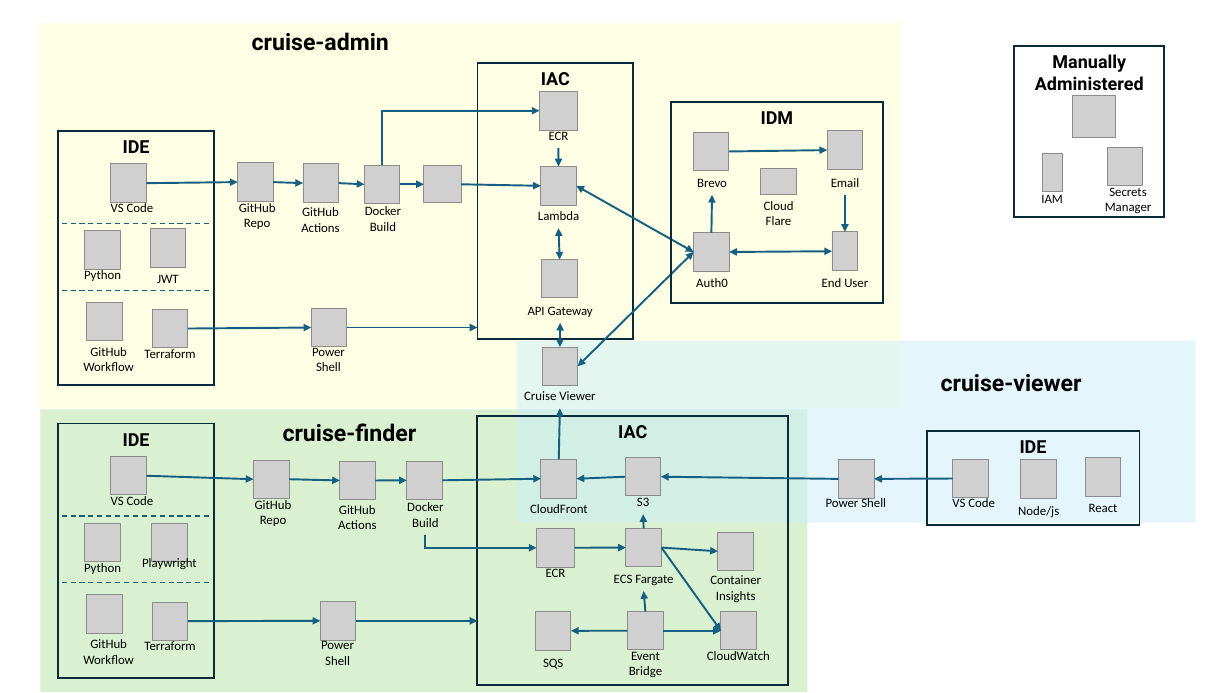
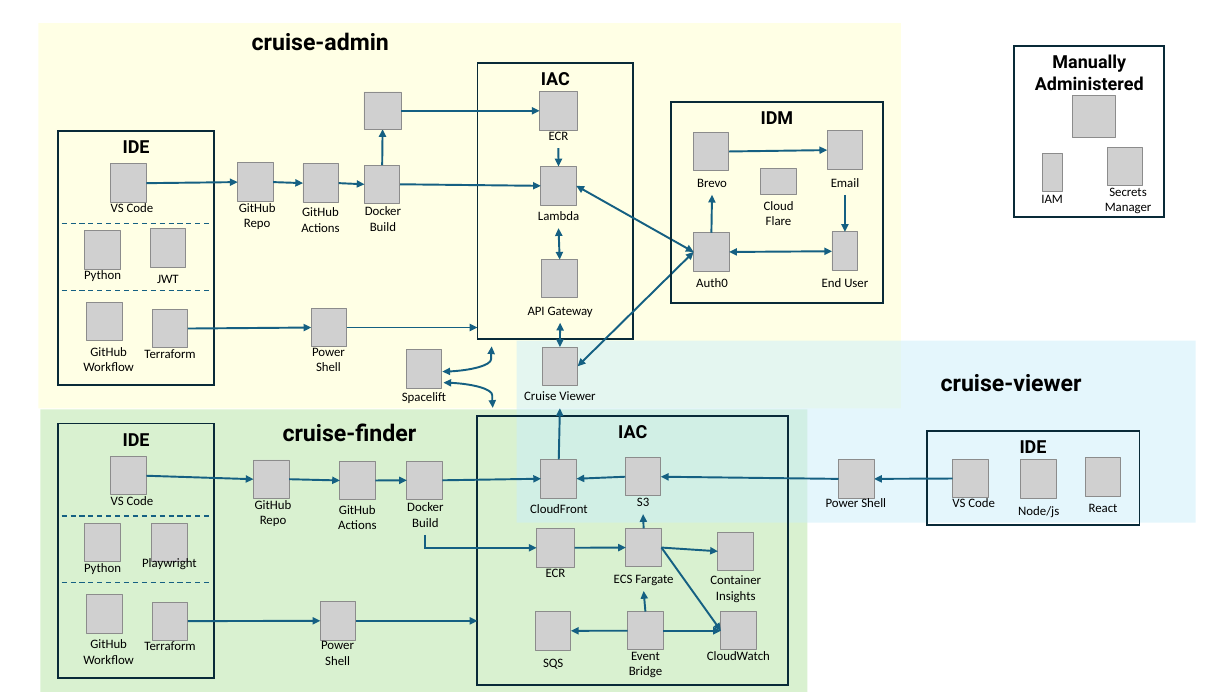
Before and after one commit to mbroadfo/cruise_finder, a slide deck: slide 1 of SolutionArchitecture.pptx (slide 2 before the commit). Drawn at 1232x693 pixels with LibreOffice and Linux fonts; fonts in the diff are those of the drawing; grey boxes stand for pictures. Boxes give left, top, right and bottom in pixels: in the first picture for what was removed or moved away, otherwise in the second. Text is boxed around its words. In the diff, an @@ line names an element or a change of style, - is before the commit and + after.

```diff
--- a/SolutionArchitecture.pptx
+++ b/SolutionArchitecture.pptx
@@ picture: place and size @@
-picture at bbox=[424, 165, 461, 202]
+picture at bbox=[364, 92, 401, 129]
@@ elbow arrow moved from (383, 165) - (540, 111) to (401, 111) - (540, 111) @@
@@ arrow moved from (400, 184) - (424, 184) to (383, 165) - (383, 129) @@
@@ arrow moved from (461, 184) - (541, 186) to (400, 184) - (541, 186) @@
@@ group added at bbox=[402, 347, 493, 408]: 2 curved double arrows, 1 picture, 1 text @@
+Spacelift
```
Also in this commit, not shown: 2 other slides changed, 2 other files.
